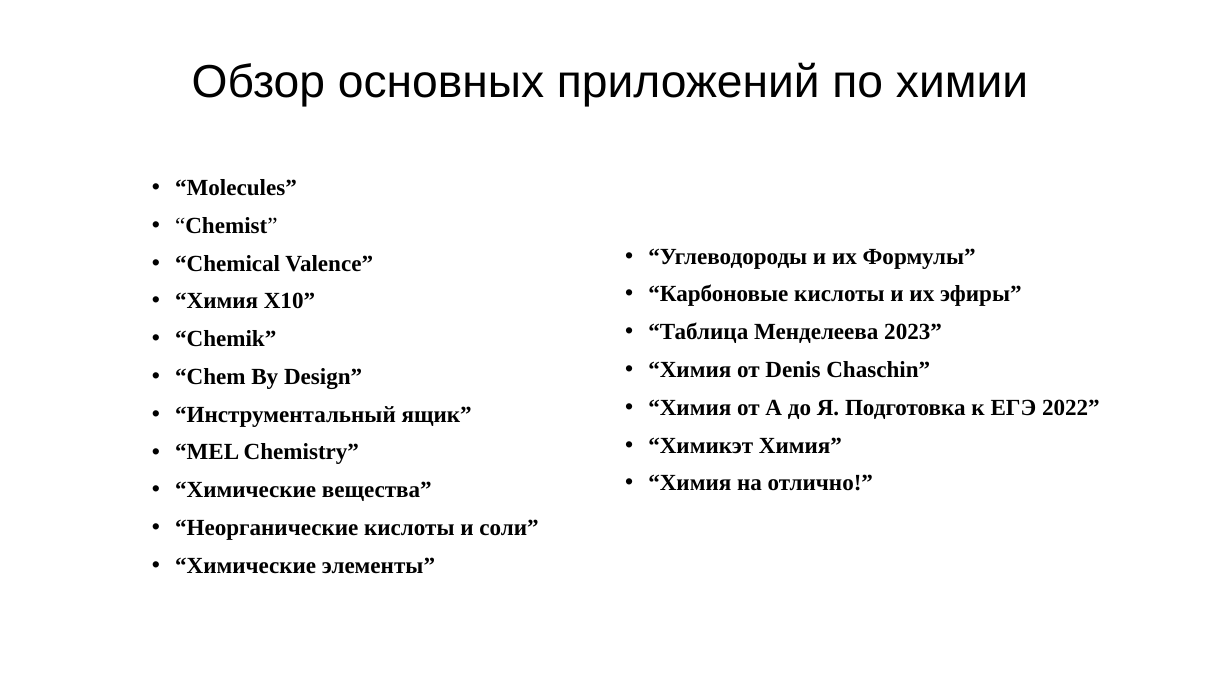
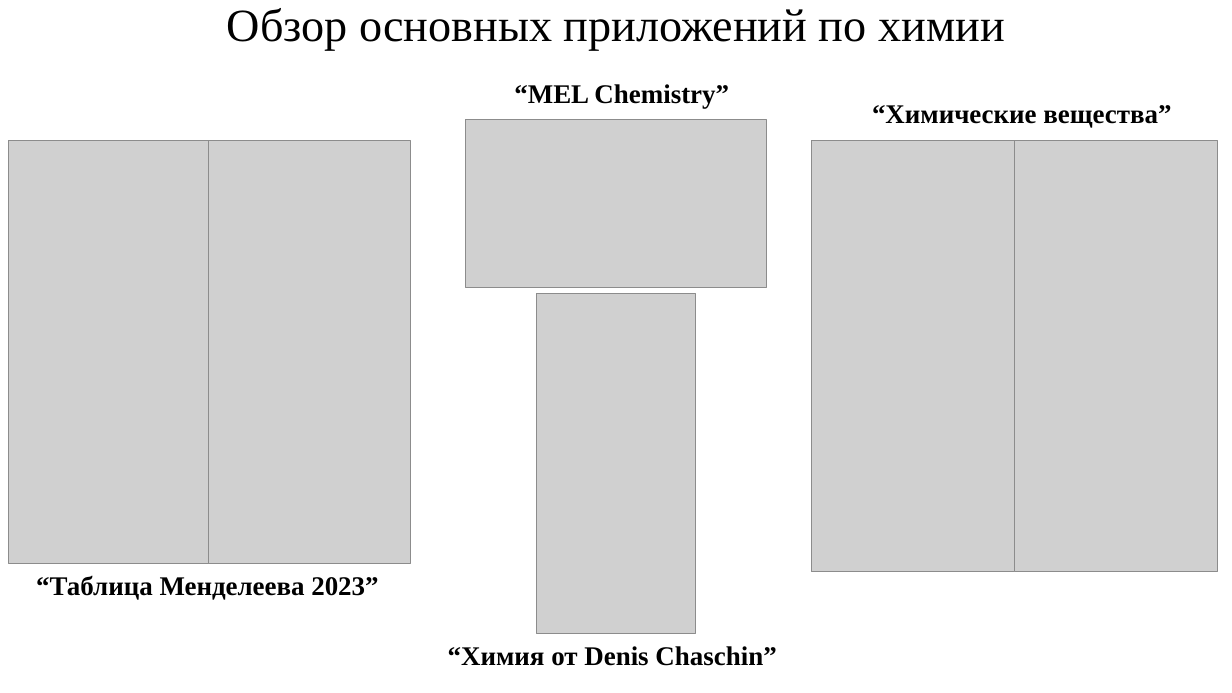
Before and after one commit to Sulik002/Study-docs, a slide deck: slide 7 of books/Презентация для индивидуального проекта по ИКТ. Орен Сюлейман.pptx (slide 6 before the commit). Drawn at 1232x693 pixels with LibreOffice and Linux fonts; fonts in the diff are those of the drawing; grey boxes stand for pictures. Boxes give left, top, right and bottom in pixels: in the first picture for what was removed or moved away, otherwise in the second. Text is boxed around its words. In the diff, an @@ line names an element or a change of style, - is before the commit and + after.

```diff
--- a/books/Презентация для индивидуального проекта по ИКТ. Орен Сюлейман.pptx
+++ b/books/Презентация для индивидуального проекта по ИКТ. Орен Сюлейман.pptx
@@ title "Обзор основных приложений по химии" moved from (x1=192, y1=62, x2=1028, y2=107) to (x1=227, y1=8, x2=1004, y2=50) @@
@@ title "Обзор основных приложений по химии" at (x1=227, y1=8, x2=1004, y2=50): font Arial to Times New Roman; alignment left to centre @@
@@ text added at (x1=514, y1=84, x2=729, y2=109), 21 pt, text #000000, bold @@
+“MEL Chemistry”
@@ picture added at (x1=466, y1=119, x2=766, y2=288) @@
@@ text added at (x1=872, y1=105, x2=1171, y2=128), 21 pt, text #000000, bold @@
+“Химические вещества”
@@ picture added at (x1=9, y1=140, x2=209, y2=564) @@
@@ picture added at (x1=209, y1=140, x2=410, y2=564) @@
@@ picture added at (x1=811, y1=140, x2=1015, y2=572) @@
@@ picture added at (x1=1015, y1=140, x2=1218, y2=572) @@
@@ text removed at (x1=175, y1=179, x2=538, y2=574) @@
-• “Molecules”
-• “Chemist”
-• “Chemical Valence”
-• “Химия X10”
-• “Chemik”
-• “Chem By Design”
-• “Инструментальный ящик”
-• “MEL Chemistry”
-• “Химические вещества”
-• “Неорганические кислоты и соли”
-• “Химические элементы”
@@ text removed at (x1=648, y1=248, x2=1100, y2=491) @@
-• “Углеводороды и их Формулы”
-• “Карбоновые кислоты и их эфиры”
-• “Таблица Менделеева 2023”
-• “Химия от Denis Chaschin”
-• “Химия от А до Я. Подготовка к ЕГЭ 2022”
-• “Химикэт Химия”
-• “Химия на отлично!”
@@ picture added at (x1=537, y1=293, x2=696, y2=633) @@
@@ text added at (x1=36, y1=575, x2=378, y2=600), 21 pt, text #000000, bold @@
+“Таблица Менделеева 2023”
@@ text added at (x1=448, y1=646, x2=776, y2=666), 21 pt, text #000000, bold @@
+“Химия от Denis Chaschin”
```
Also in this commit, not shown: 4 other slides changed, 10 slides added, 2 slides removed, 40 other files.
